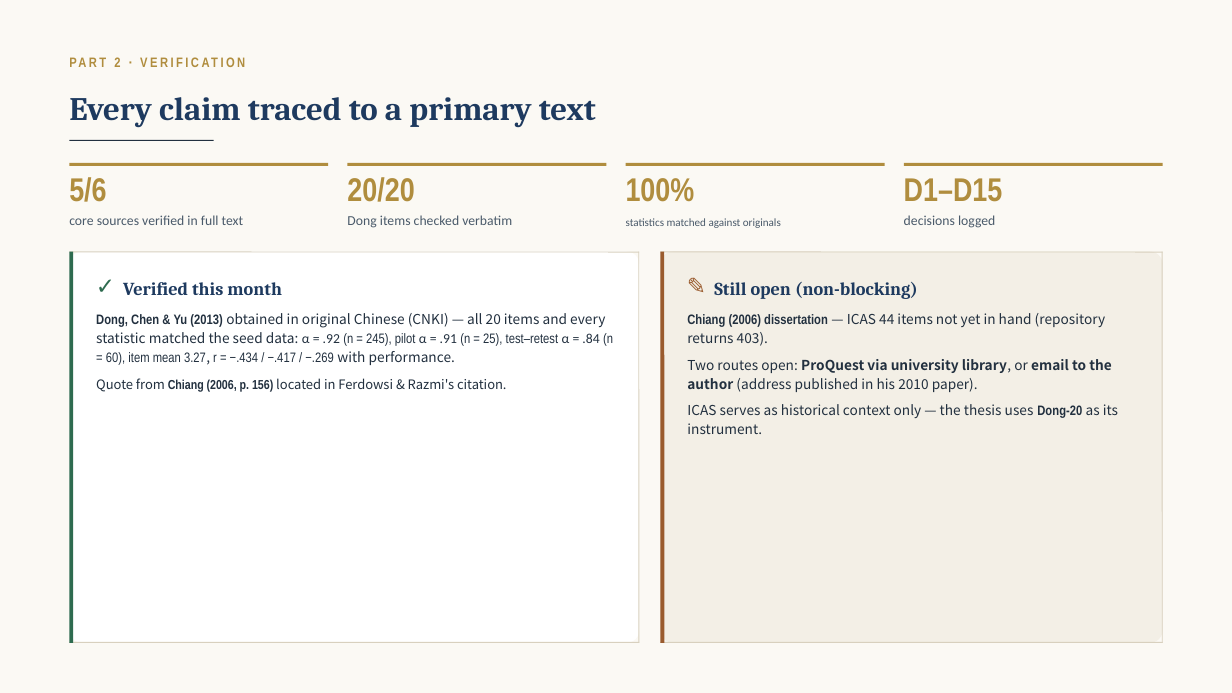
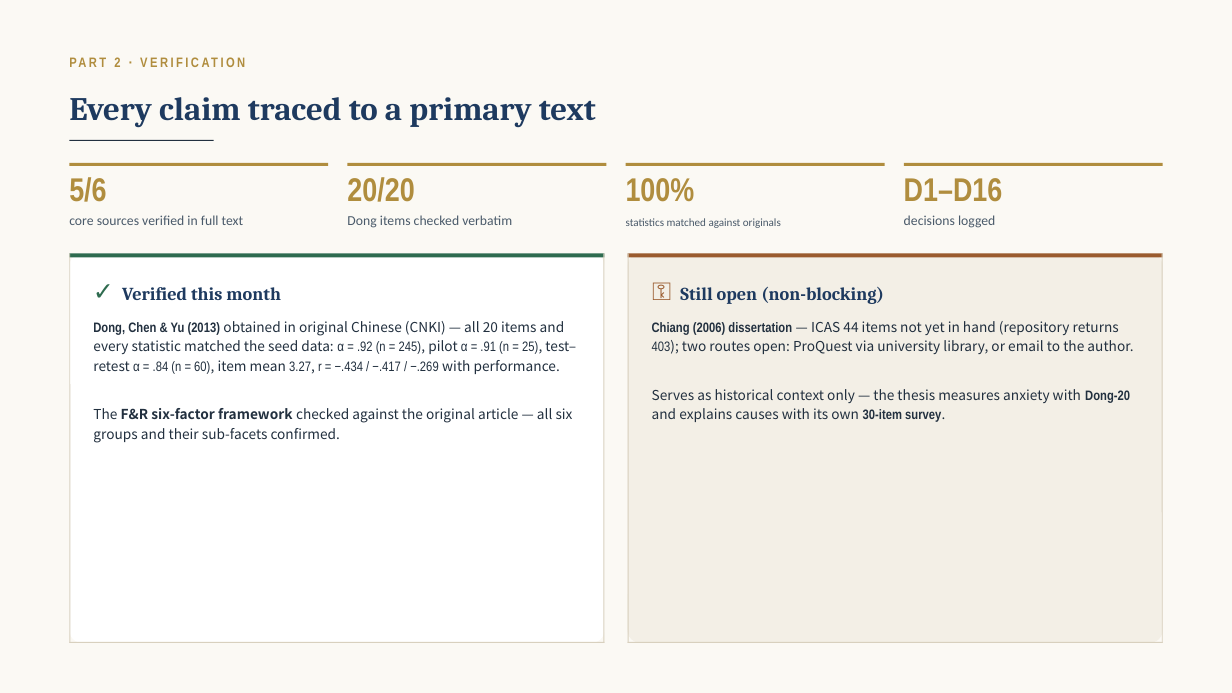
Before and after one commit to longme179/GLM-sessions-sandbox-archive, a slide deck: slide 4 of projects/SPNC/deliverables/SPNC_progress_report_supervisor.pptx. Drawn at 1232x693 pixels with LibreOffice and Linux fonts; fonts in the diff are those of the drawing. Boxes give left, top, right and bottom in pixels: in the first picture for what was removed or moved away, otherwise in the second. Text is boxed around its words. In the diff, an @@ line names an element or a change of style, - is before the commit and + after.

Commit message:
SPNC session 7: refocus D16 — anxiety-INDUCING FACTORS central (RQ2 core, Dong-20 baseline+stratification); ledgers updated via Agent-1 (A2-001 done), ICAS hunt A2-002 running; deck+sotay regenerated v2, synced host md5 4/4

```diff
--- a/projects/SPNC/deliverables/SPNC_progress_report_supervisor.pptx
+++ b/projects/SPNC/deliverables/SPNC_progress_report_supervisor.pptx
@@ text at <box>904,178,1003,202</box>: text changed @@
-D1–D15
+D1–D16
@@ rounded rectangle: place and size @@
-rounded rectangle at <box>69,251,639,643</box>
+rounded rectangle at <box>69,254,604,643</box>
@@ line moved from (69, 253) - (639, 253) to (69, 255) - (605, 255) @@
@@ line (69, 255) - (605, 255): stroke #D8D0BE 0.56 pt to #2E6B4F 2.25 pt @@
@@ line (70, 254) - (70, 643): stroke #2E6B4F 2.25 pt to #D8D0BE 0.56 pt @@
@@ line moved from (638, 251) - (638, 643) to (604, 254) - (604, 643) @@
@@ rounded rectangle: place and size @@
-rounded rectangle at <box>660,251,1163,643</box>
+rounded rectangle at <box>627,254,1162,643</box>
@@ line moved from (660, 253) - (1163, 253) to (627, 255) - (1163, 255) @@
@@ line (627, 255) - (1163, 255): stroke #D8D0BE 0.56 pt to #9A5B2E 2.25 pt @@
@@ line moved from (663, 251) - (663, 643) to (628, 254) - (628, 643) @@
@@ line (628, 254) - (628, 643): stroke #9A5B2E 2.25 pt to #D8D0BE 0.56 pt @@
@@ text "✓" at <box>94,280,113,299</box>: size 13.4 to 14.8 pt @@
@@ text "Verified this month": place and size @@
-text "Verified this month" at <box>123,282,282,295</box>
+text "Verified this month" at <box>122,287,281,300</box>
@@ text at <box>652,280,671,299</box>: text changed; size 13.4 to 14.8 pt @@
-✎
+⚿
@@ text "Still open (non-blocking)": place and size @@
-text "Still open (non-blocking)" at <box>714,282,918,299</box>
+text "Still open (non-blocking)" at <box>680,287,884,304</box>
@@ text "Dong, Chen & Yu (2013) ..." at <box>93,321,576,374</box>: font Calibri to Arial Narrow in "α = .92 α = .91 α ..."; font Arial Narrow to Noto Sans CJK SC in "245), pilot 25), test–retest 60), item mean"; line spacing 11pt to 11.4pt @@
@@ text at <box>652,321,1133,354</box>: text changed @@
-Chiang (2006) dissertation — ICAS 44 items not yet in hand (repository returns 403).
+Chiang (2006) dissertation — ICAS 44 items not yet in hand (repository returns 403); two routes open: ProQuest via university library, or email to the author.
@@ text removed at <box>687,359,1112,392</box> @@
-Two routes open: ProQuest via university library, or email to the author (address published in his 2010 paper).
@@ text at <box>652,389,1130,422</box>: text changed @@
-ICAS serves as historical context only — the thesis uses Dong-20 as its instrument.
+Serves as historical context only — the thesis measures anxiety with Dong-20 and explains causes with its own 30-item survey.
@@ text at <box>93,408,573,443</box>: text changed; size 7.6 to 8 pt @@
-Quote from Chiang (2006, p. 156) located in Ferdowsi & Razmi's citation.
+The F&R six-factor framework checked against the original article — all six groups and their sub-facets confirmed.
@@ line moved from (69, 642) - (639, 642) to (69, 642) - (605, 642) @@
@@ line moved from (660, 642) - (1163, 642) to (627, 642) - (1163, 642) @@
```
Also in this commit, not shown: 12 other slides changed, 15 other files.
